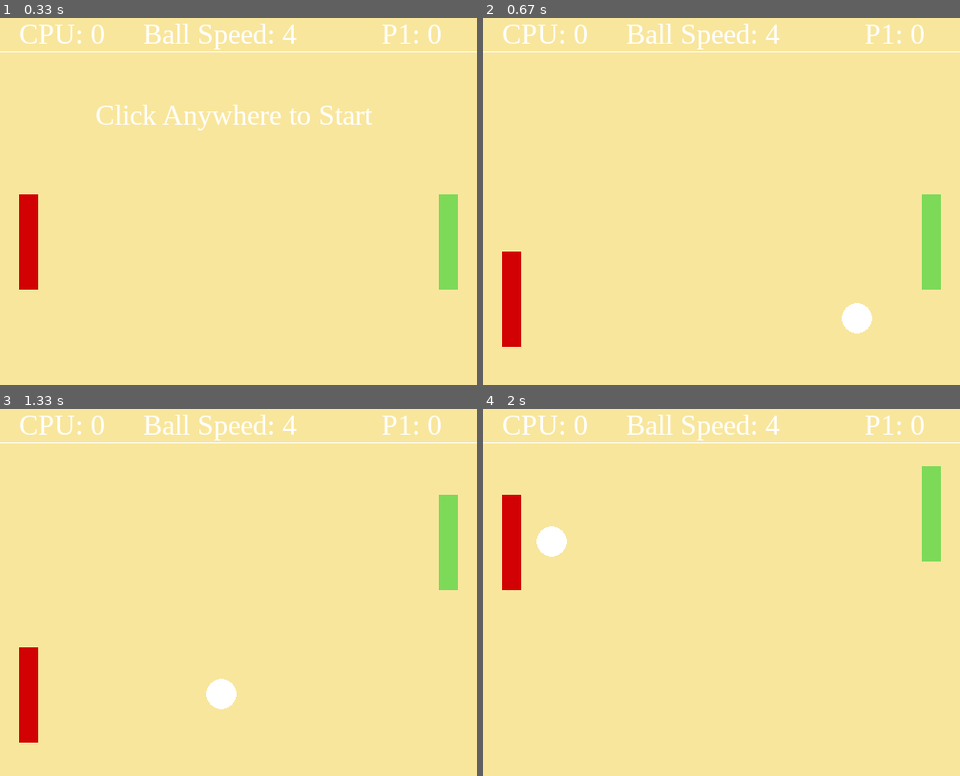
Above: before the commit, frames 1-4 (two rows, left to right).
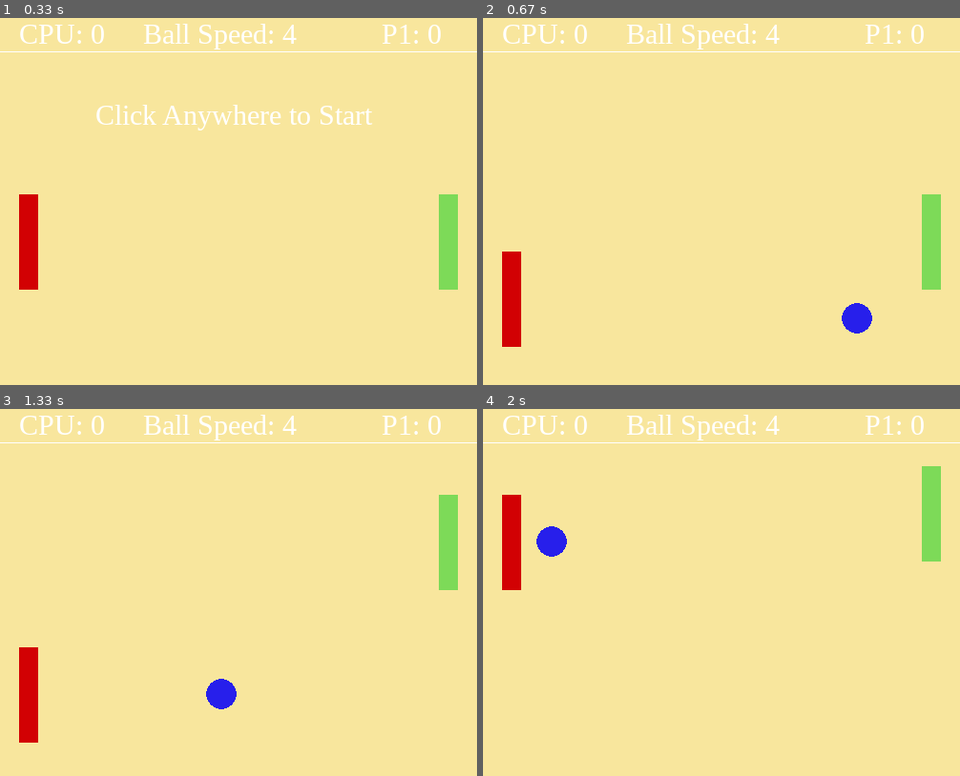
Above: after the commit, the same moments.

Repository: HikariShino/pygame
Game: pygame game, started from W12L/main.py
The game is run twice, just before and just after one commit, with the same random seed, the same clock (stepped at 60 frames per second) and the same inputs.
Inputs (mouse positions are in pixels of both pictures, inside the frame that each line leads up to):
- Up to frame 1 (0.33 s): no input
- Up to frame 2 (0.67 s): click (721, 194) at 0.38 s
- Up to frame 3 (1.33 s): hold Up 0.67-1.13 s; hold Down from 1.17 s (still down)
- Up to frame 4 (2 s): release Down at 1.47 s; hold Up 1.5-1.87 s; hold Down from 1.9 s (still down)

Frame 1 is identical in both runs. In frame 2, 0.4% of the frame differs, in the area x 75-82%, y 77-86%; in frame 3, 0.4%; in frame 4, 0.4%.

Commit message:
Changed the color of the pong ball.

Diff:
--- a/W12L/main.py
+++ b/W12L/main.py
@@ -25,6 +25,7 @@
 white = (255, 255, 255)
 green = (125, 218, 88)
 red = (210, 1, 3)
+blue = (39, 31, 235)
 
 
 def draw_board():
@@ -63,7 +64,8 @@
 
 
 class Ball:
-    def __init__(self, x, y):
+    def __init__(self, x, y, color):
+        self.color = color
         self.reset(x, y)
         self.max_ball_rad = 18
         self.min_ball_rad = 5
@@ -89,7 +91,7 @@
 
     def draw(self):
         current_ball_rad = self.max_ball_rad - abs(self.speed_x) // 2
-        pygame.draw.circle(screen, white, (self.rect.x + current_ball_rad, self.rect.y + current_ball_rad), current_ball_rad)
+        pygame.draw.circle(screen, self.color, (self.rect.x + current_ball_rad, self.rect.y + current_ball_rad), current_ball_rad)
 
     def reset(self, x, y):
         self.x = x
@@ -104,7 +106,7 @@
 player_paddle = Paddle(screen_width - 40, screen_height // 2, green)
 cpu_paddle = Paddle(20, screen_height // 2, red)
 
-pong = Ball(screen_width - 60, screen_height // 2)
+pong = Ball(screen_width - 60, screen_height // 2, blue)
 
 run = True
 while run:
